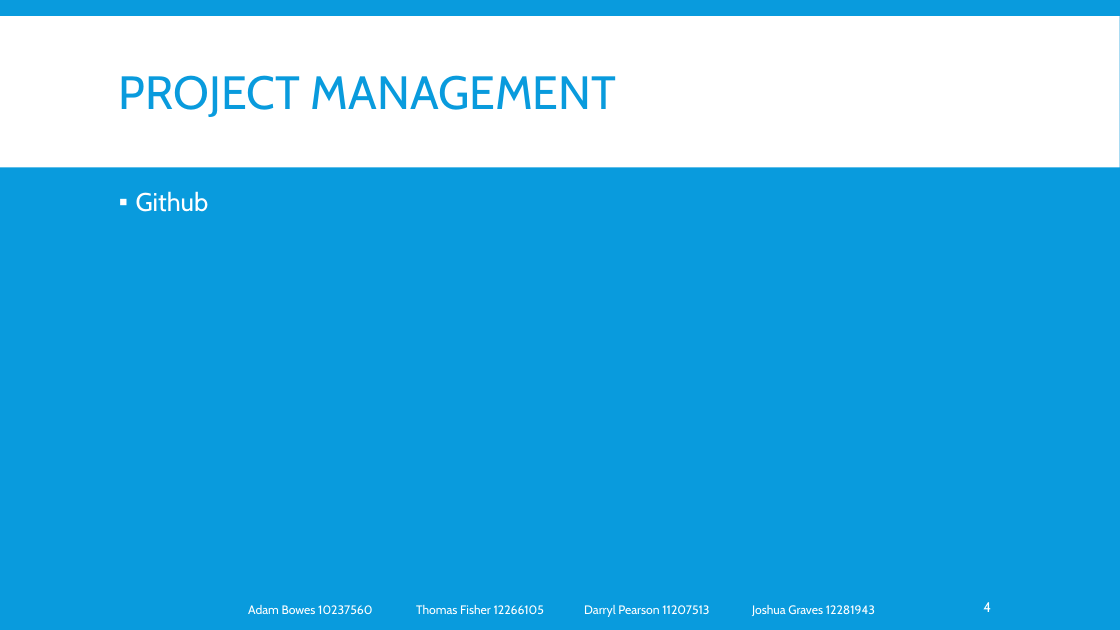
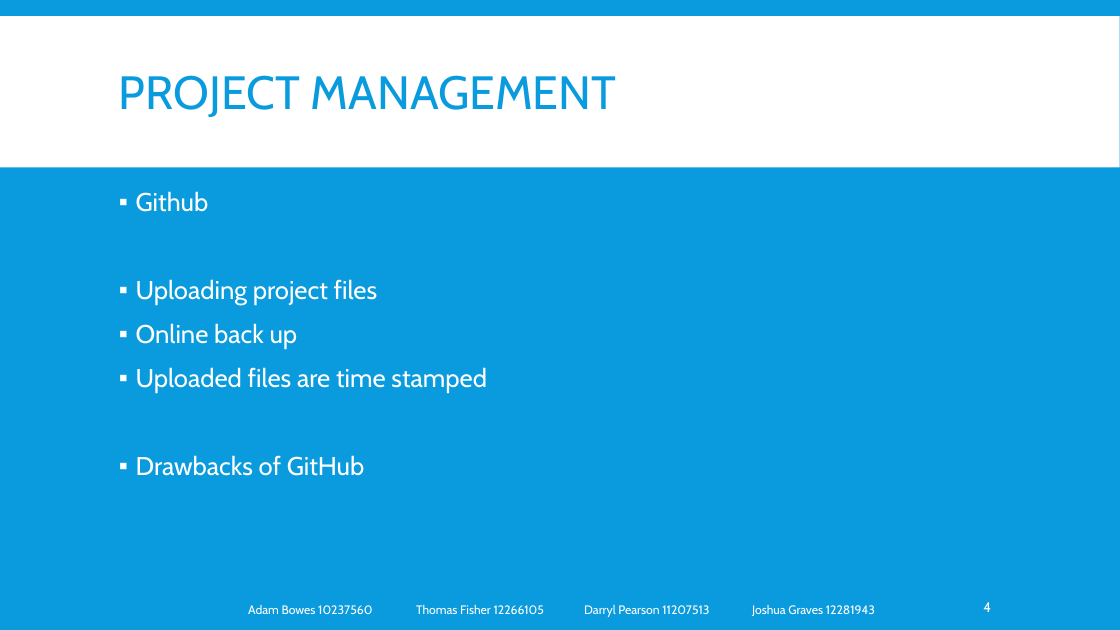
Before and after one commit to lazerduck/GroupProject_Lincoln_2014, a slide deck: slide 4 of Document/Presentation.pptx. Drawn at 1120x630 pixels with LibreOffice and Linux fonts; fonts in the diff are those of the drawing. Boxes give left, top, right and bottom in pixels: in the first picture for what was removed or moved away, otherwise in the second. Text is boxed around its words. In the diff, an @@ line names an element or a change of style, - is before the commit and + after.

```diff
--- a/Document/Presentation.pptx
+++ b/Document/Presentation.pptx
@@ text at <box>136,279,487,476</box>: paragraphs added @@
+▪ Uploading project files
+▪ Online back up
+▪ Uploaded files are time stamped
+▪ Drawbacks of GitHub
```
Also in this commit, not shown: 10 other slides changed, 1 slide added.
